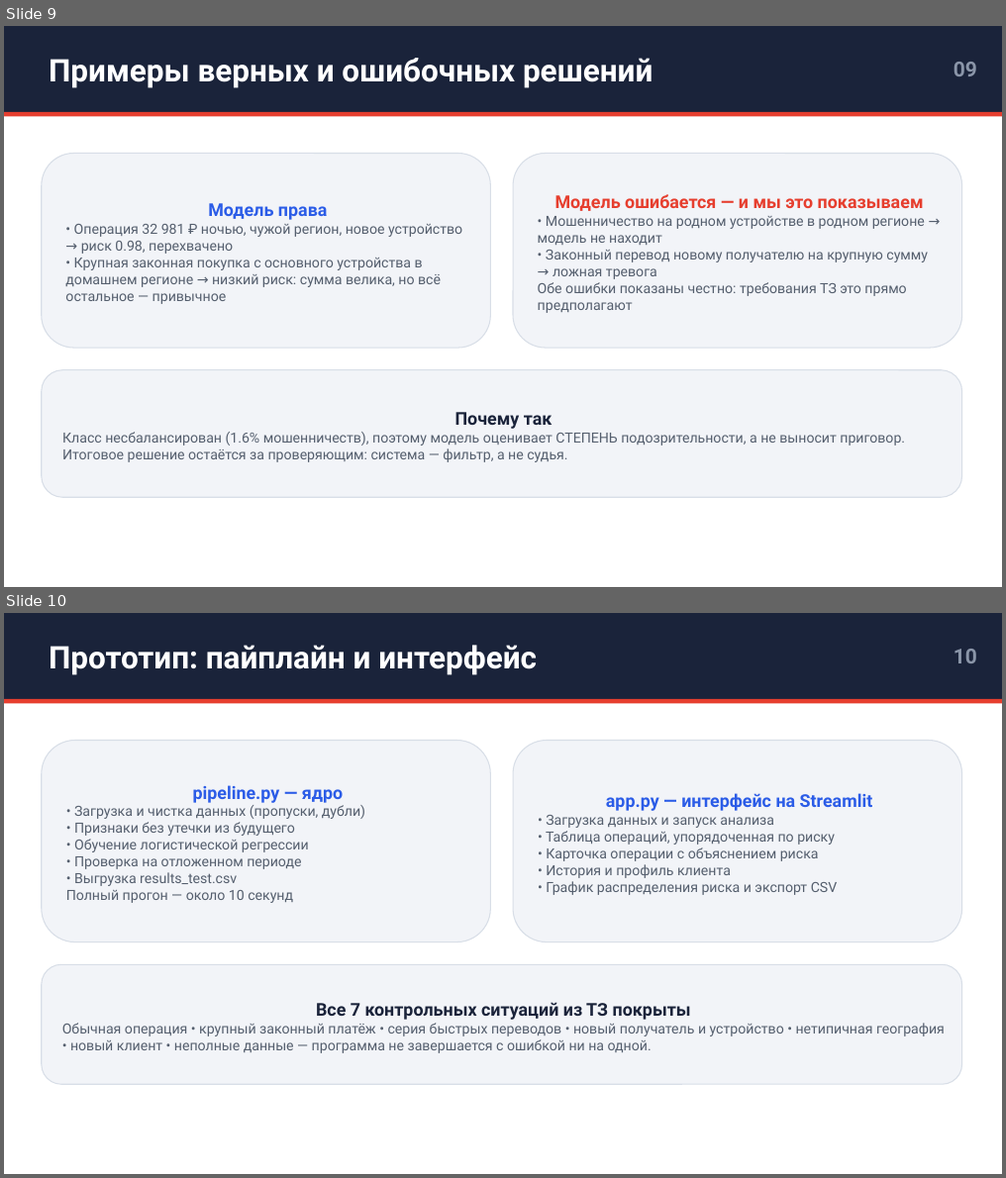
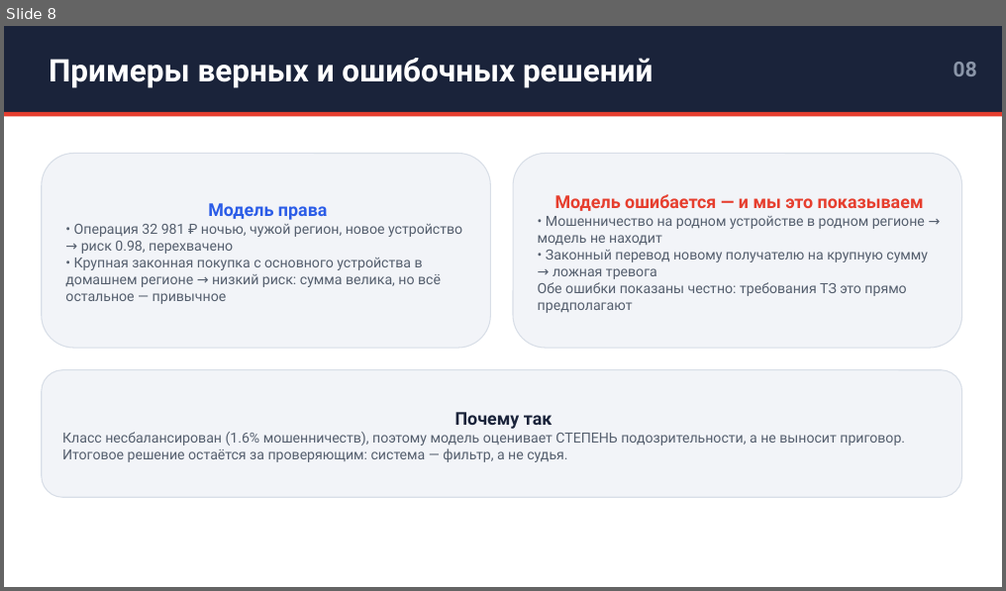
Before and after one commit to JosephBarbera/hakaton, a slide deck: prezentaciya_komanda_lergen.pptx. Shown one above the other, each under a label of ours: slides 9 and 10 before the commit, slide 8 after it. The pictures are 1006x1178 and 1006x591 pixels, drawn with LibreOffice and Linux fonts; fonts in the diff are those of the drawing. Boxes give left, top, right and bottom in pixels: in the first picture for what was removed or moved away, otherwise in the second. Text is boxed around its words. In the diff, an @@ line names an element or a change of style, - is before the commit and + after.

```diff
--- a/prezentaciya_komanda_lergen.pptx
+++ b/prezentaciya_komanda_lergen.pptx
@@ slide 10 removed at box(4, 613, 1002, 1174), background #FFFFFF @@
@@ rectangle removed at box(4, 613, 1002, 699) @@
@@ text removed at box(49, 645, 537, 675) @@
-Прототип: пайплайн и интерфейс
@@ text removed at box(953, 649, 977, 663) @@
-10
@@ rectangle removed at box(4, 699, 1002, 703) @@
@@ rounded rectangle removed at box(42, 741, 491, 943) @@
-pipeline.py — ядро
-• Загрузка и чистка данных (пропуски, дубли)
-• Признаки без утечки из будущего
-• Обучение логистической регрессии
-• Проверка на отложенном периоде
-• Выгрузка results_test.csv
-Полный прогон — около 10 секунд
@@ rounded rectangle removed at box(513, 741, 962, 943) @@
-app.py — интерфейс на Streamlit
-• Загрузка данных и запуск анализа
-• Таблица операций, упорядоченная по риску
-• Карточка операции с объяснением риска
-• История и профиль клиента
-• График распределения риска и экспорт CSV
@@ rounded rectangle removed at box(42, 964, 962, 1084) @@
-Все 7 контрольных ситуаций из ТЗ покрыты
-Обычная операция • крупный законный платёж • серия быстрых переводов • новый получатель и устройство • нетипичная география • новый клиент • неполные данные — программа не завершается с ошибкой ни на одной.
@@ what was slide 9 is now slide 8 @@
@@ slide 8 changed as well @@
@@ text at box(953, 62, 977, 76): text changed @@
-09
+08
```
Also in this commit, not shown: 8 other slides changed, 2 other slides removed.
